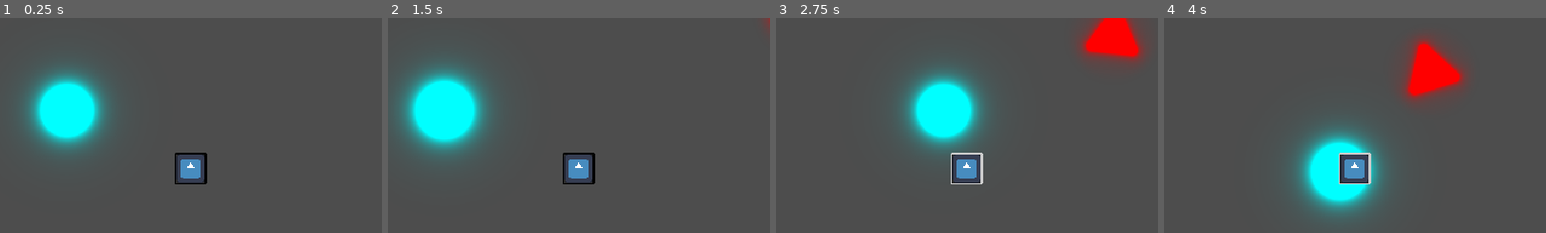
Above: before the commit, frames 1-4 (left to right).
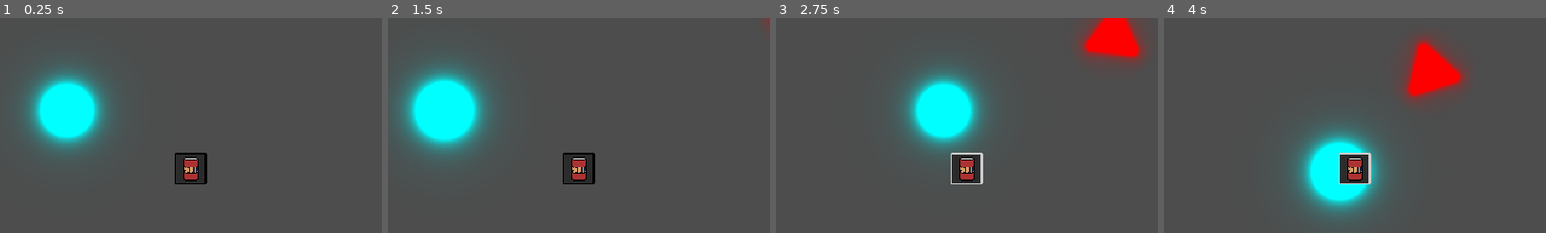
Above: after the commit, the same moments.

Repository: loco-choco/quantux-ui-experiment
Game: Godot game, scene res://main.tscn
Same seed, same stepped clock (60 frames per second), same inputs: the game is played once before the commit and once after it. The engine's default icon, where the game draws it, is replaced by a stand-in: a white triangle on a blue panel in a dark square.
Inputs (mouse positions are % of the whole screen's width and height, from its top left):
- Up to frame 1 (0.25 s): no input
- Up to frame 2 (1.5 s): move the mouse to (45, 70) at 0.52 s; tap E (pickup_item) at 0.6 s; click (45, 70) at 0.67 s; move the mouse to (80, 65) at 1.27 s; tap Left (player_move_x_neg) at 1.35 s; click (80, 65) at 1.42 s
- Up to frame 3 (2.75 s): move the mouse to (20, 35) at 2.02 s; hold Right (player_move_x_pos) from 2.03 s (still down); click (20, 35) at 2.17 s
- Up to frame 4 (4 s): move the mouse to (55, 50) at 2.77 s; release Right (player_move_x_pos) at 2.78 s; tap Up (player_move_y_neg) at 2.85 s; click (55, 50) at 2.92 s; move the mouse to (35, 25) at 3.52 s; hold Down (player_move_y_pos) from 3.53 s (still down); click (35, 25) at 3.67 s
The pictures show only the part of the screen within x 16-66%, y 26-76%; the shares and areas given below are measured in that part.

The runs differ from the first frame. In frame 1, 0.9% of the frame differs, in the area x 46-54%, y 63-77%; in frame 2, 0.9%; in frame 3, 0.9%; in frame 4, 0.9%.

Commit message:
fixed scaling for non 1x1 items

Diff:
--- a/inventories/grid/inventory_slot.gd
+++ b/inventories/grid/inventory_slot.gd
@@ -22,14 +22,20 @@
 			item_in_slot.show_focus()
 		var held_item : InventoryItem = get_tree().get_first_node_in_group("held_item")
 		if held_item != null:
-			held_item.update_size(get_global_rect())
+			held_item.update_size(item_rect(held_item))
 	elif what == NOTIFICATION_FOCUS_EXIT:
 		focus_sqr.hide()
 		if item_in_slot:
 			item_in_slot.show_unfocus()
 	elif what == NOTIFICATION_RESIZED:
 		if item_in_slot and item_slot_pos == Vector2i.ZERO:
-			item_in_slot.update_size(get_global_rect())
+			item_in_slot.update_size(item_rect(item_in_slot))
+
+
+func item_rect(item: InventoryItem) -> Rect2:
+	var dim : Vector2 = Vector2.ONE if infinity_size else Vector2(item.dimensions)
+	var rect : Rect2 = Rect2(global_position, size * dim)
+	return rect
 
 func _gui_input(event: InputEvent) -> void:
 	if event.is_action_pressed("inventory_select"):
@@ -38,14 +44,11 @@
 			item_in_slot.get_picked_up()
 			clear_item()
 		elif held_item != null:
-			var held_item_size : Vector2 = Vector2(held_item.dimensions) \
-								 if not infinity_size else Vector2.ONE
 			var intersecting_items: Dictionary[InventoryItem, InventorySlot] \
 				= find_intersecting_items(held_item.dimensions)
 			if intersecting_items.size() == 0: # No items in region, we can place
 				if set_item(held_item):
-					var item_rect : Rect2 = Rect2(global_position, size * held_item_size)
-					held_item.get_placed(item_rect)
+					held_item.get_placed(item_rect(held_item))
 			elif intersecting_items.size() == 1:
 			# Swaping item held for the one in the region
 				var interc_item : InventoryItem = intersecting_items.keys()[0]
@@ -53,8 +56,7 @@
 				var interc_item_slot_pos : Vector2i = interc_item_slot.item_slot_pos
 				interc_item_slot.clear_item()
 				if set_item(held_item): #Swap!
-					var item_rect : Rect2 = Rect2(global_position, size * held_item_size)
-					held_item.get_placed(item_rect)
+					held_item.get_placed(item_rect(held_item))
 					interc_item.get_picked_up()
 				else: #Return old item
 					interc_item_slot.set_item(interc_item, interc_item_slot_pos)
--- a/main.tscn
+++ b/main.tscn
@@ -1,10 +1,11 @@
-[gd_scene load_steps=8 format=3 uid="uid://dy7fc8q4jmtgw"]
+[gd_scene load_steps=9 format=3 uid="uid://dy7fc8q4jmtgw"]
 
 [ext_resource type="Script" uid="uid://d0lfe13c8lca8" path="res://main.gd" id="1_272bh"]
 [ext_resource type="PackedScene" uid="uid://cg55uk4s6qv0g" path="res://player.tscn" id="1_ig7tw"]
 [ext_resource type="PackedScene" uid="uid://dfa3nrjnhe3mt" path="res://items/item.tscn" id="2_0xm2m"]
 [ext_resource type="Script" uid="uid://d0b7g03iss0pa" path="res://hud.gd" id="3_1bvp3"]
 [ext_resource type="PackedScene" uid="uid://btu4ox8a5nhsk" path="res://inventories/grid/inventory.tscn" id="4_lquwl"]
+[ext_resource type="Resource" uid="uid://bn4doka08j5ua" path="res://items/soup_item.tres" id="6_5vw27"]
 [ext_resource type="PackedScene" uid="uid://bnq00287k1il2" path="res://gameplay/enemy.tscn" id="6_7mycd"]
 [ext_resource type="PackedScene" uid="uid://c45awuou43skt" path="res://gameplay/bullet.tscn" id="8_5vw27"]
 
@@ -34,6 +35,7 @@
 
 [node name="Item" parent="." instance=ExtResource("2_0xm2m")]
 position = Vector2(397, 327)
+item_data = ExtResource("6_5vw27")
 
 [node name="Enemy1" parent="." instance=ExtResource("6_7mycd")]
 position = Vector2(792, 99)
